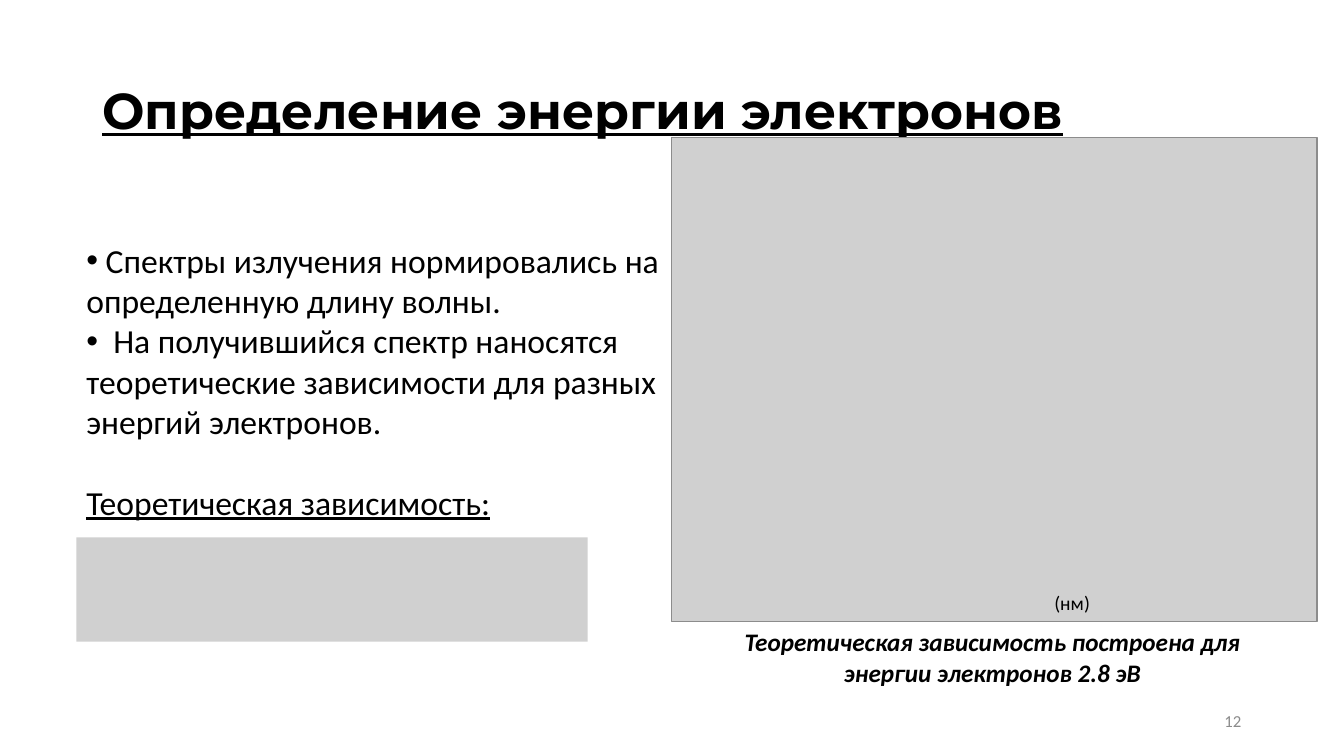
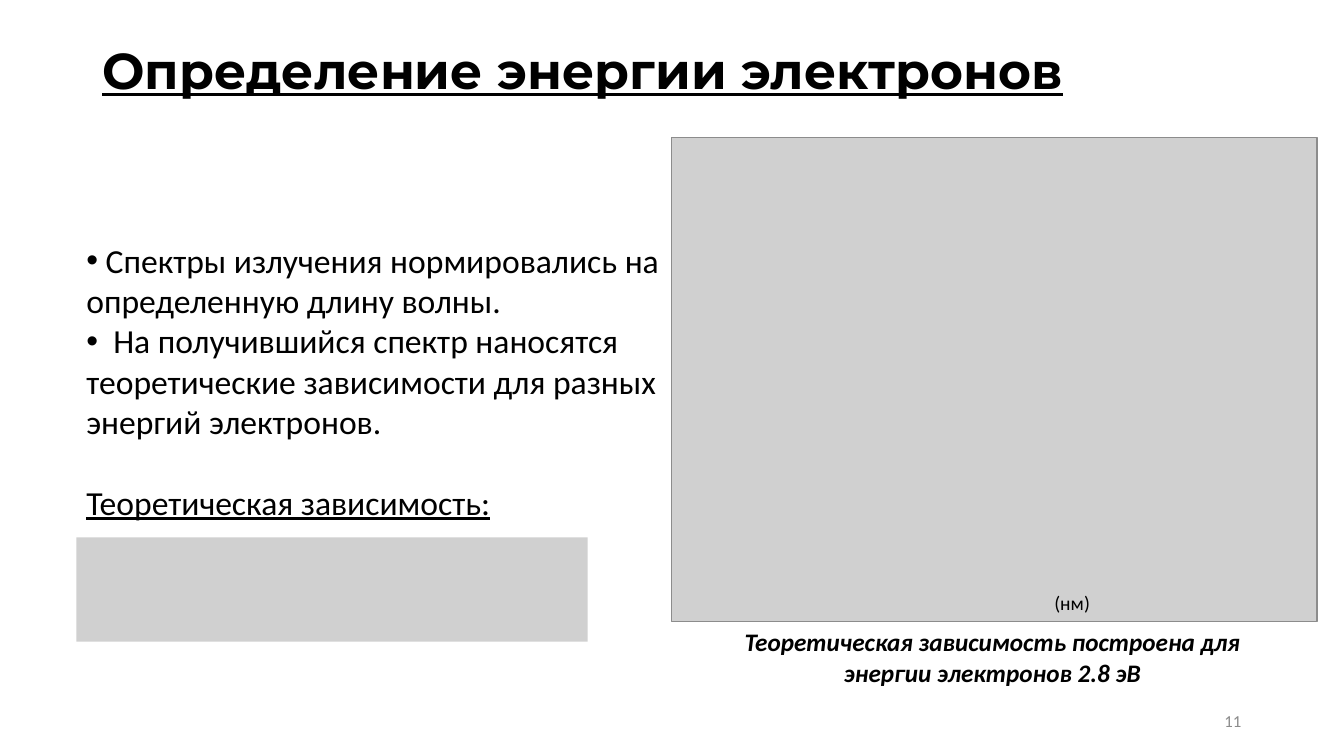
Before and after one commit to ulanich/msu, a slide deck: slide 11 of МАГ.ДИСС/предзащита.pptx (slide 12 before the commit). Drawn at 1344x756 pixels with LibreOffice and Linux fonts; fonts in the diff are those of the drawing; grey boxes stand for pictures. Boxes give left, top, right and bottom in pixels: in the first picture for what was removed or moved away, otherwise in the second. Text is boxed around its words. In the diff, an @@ line names an element or a change of style, - is before the commit and + after.

```diff
--- a/МАГ.ДИСС/предзащита.pptx
+++ b/МАГ.ДИСС/предзащита.pptx
@@ title "Определение энергии электронов": place and size @@
-title "Определение энергии электронов" at (102,93,1063,142)
+title "Определение энергии электронов" at (102,53,1063,99)
@@ page number at (1224,716,1241,727): text changed @@
-12
+11
```
Also in this commit, not shown: 12 other slides changed, 2 slides added, 2 slides removed.
